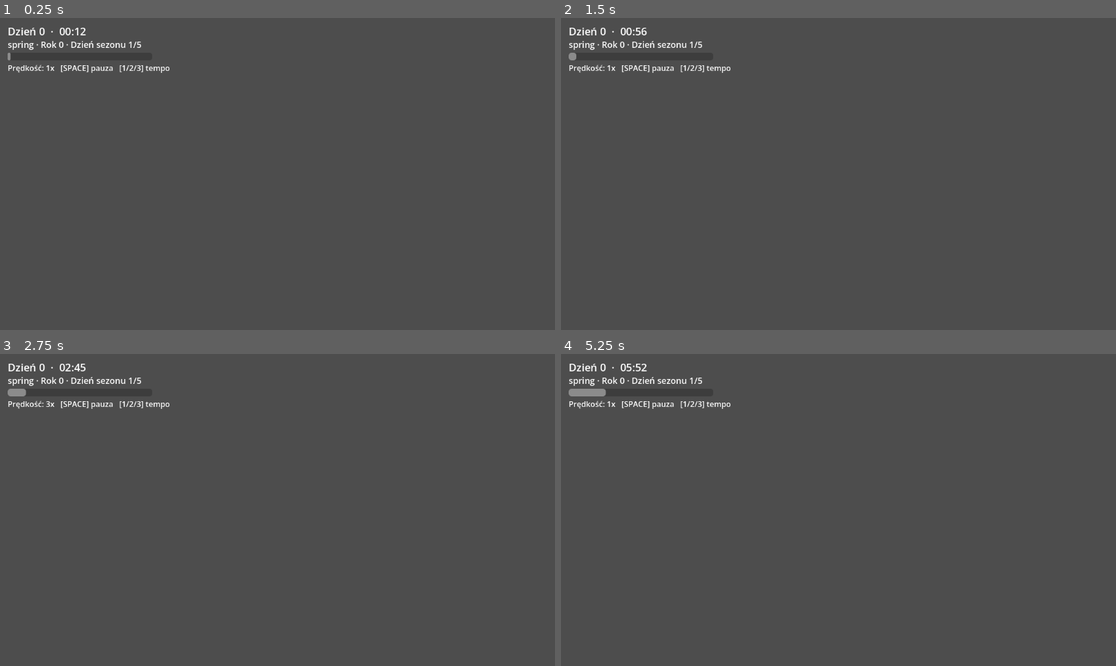
Above: before the commit, frames 1-4 (two rows, left to right).
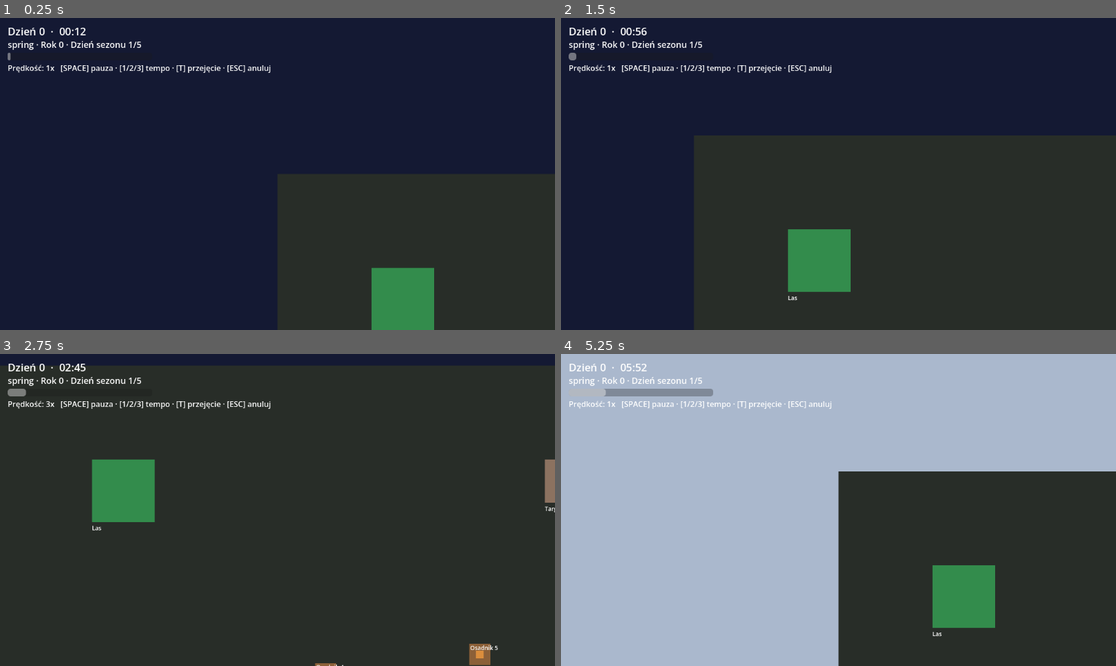
Above: after the commit, the same moments.

Repository: dwdzdc/dynastia
Game: Godot game, scene res://game/main.tscn
Same seed, same stepped clock (60 frames per second), same inputs: the game is played once before the commit and once after it.
Inputs (mouse positions are in pixels of both pictures, inside the frame that each line leads up to):
- Up to frame 1 (0.25 s): no input
- Up to frame 2 (1.5 s): tap Enter at 0.5 s; move the mouse to (960, 158) at 0.52 s; hold D 0.53-1.28 s; tap T at 0.6 s; click (960, 158) at 0.67 s; tap Space at 0.77, 1.07 s; tap 1 at 0.8, 1.35 s; move the mouse to (727, 189) at 1.27 s; hold S from 1.28 s (still down); click (727, 189) at 1.42 s
- Up to frame 3 (2.75 s): tap Space at 1.52, 1.82 s; tap 2 at 1.55, 2.1 s; move the mouse to (333, 441) at 2.02 s; release S at 2.03 s; hold D from 2.03 s (still down); click (333, 441) at 2.17 s; tap 3 at 2.3 s
- Up to frame 4 (5.25 s): move the mouse to (810, 572) at 2.77 s; release D at 2.78 s; hold W 2.78-3.53 s; tap 3 at 2.85 s; click (810, 572) at 2.92 s; tap Space at 3.02, 3.05, 3.32, 3.6, 3.77, 4.07, 4.52, 4.82 s; move the mouse to (1005, 556) at 3.52 s; hold A 3.53-5.03 s; click (1005, 556) at 3.67 s; tap T at 3.8, 4.35 s; tap Escape at 4.15 s; move the mouse to (672, 463) at 4.27 s; click (672, 463) at 4.42 s; tap 1 at 4.55, 5.1 s; move the mouse to (866, 510) at 5.02 s; hold S from 5.03 s (still down); click (866, 510) at 5.17 s

The runs differ from the first frame. In frame 1, 100% of the frame differs, in the area x 0-100%, y 0-100%; in frame 2, 100%; in frame 3, 99%; in frame 4, 100%.

Commit message:
Etap 2: swiat i anonimowi agenci — mapa, harmonogramy+potrzeby, idle_reason, przejecie reczne, kamera

Diff:
--- a/data/balance.json
+++ b/data/balance.json
@@ -1,4 +1,5 @@
 {
+  "world_seed": 20261101,
   "time": {
     "day_seconds": 30.0,
     "days_per_season": 5,
@@ -22,5 +23,22 @@
       "adult": { "min": 16, "max": 60 },
       "elder": { "min": 60, "max": 999 }
     }
+  },
+  "movement": {
+    "speed": 90.0,
+    "arrive_radius": 24.0
+  },
+  "needs": {
+    "sleep": { "decay_day": 90.0, "recover_day": 260.0, "low": 20.0 },
+    "food": { "decay_day": 55.0, "recover_day": 220.0, "low": 25.0 }
+  },
+  "schedule": {
+    "wake": 0.30,
+    "sleep": 0.82,
+    "work_start": 0.35,
+    "work_end": 0.70
+  },
+  "population": {
+    "count": 8
   }
 }
--- /dev/null
+++ b/data/map.json
@@ -0,0 +1,13 @@
+{
+  "world_size": [1600, 1200],
+  "places": [
+    { "id": "forest", "name": "Las", "type": "work", "x": 260, "y": 260 },
+    { "id": "market", "name": "Targ", "type": "food", "x": 1180, "y": 240 },
+    { "id": "house_a", "name": "Chata A", "type": "house", "x": 320, "y": 940 },
+    { "id": "house_b", "name": "Chata B", "type": "house", "x": 600, "y": 980 },
+    { "id": "house_c", "name": "Chata C", "type": "house", "x": 880, "y": 920 },
+    { "id": "house_d", "name": "Chata D", "type": "house", "x": 1120, "y": 980 },
+    { "id": "house_e", "name": "Chata E", "type": "house", "x": 680, "y": 640 },
+    { "id": "house_f", "name": "Chata F", "type": "house", "x": 1000, "y": 600 }
+  ]
+}
--- /dev/null
+++ b/game/agent_node.gd
@@ -0,0 +1,38 @@
+# AgentNode — wizualna reprezentacja SimAgenta (placeholder: kolorowy kwadrat + etykieta).
+# Nie zawiera logiki; tylko czyta stan sim i pokazuje go na scenie.
+extends Node2D
+
+
+var sim_agent  # SimAgent (RefCounted)
+var _body: Polygon2D
+var _label: Label
+
+const NORMAL := Color(0.86, 0.56, 0.24)
+const SELECTED := Color(1.0, 0.90, 0.25)
+
+
+func _ready() -> void:
+	_body = Polygon2D.new()
+	_body.polygon = _square(8.0)
+	_body.color = NORMAL
+	add_child(_body)
+
+	_label = Label.new()
+	_label.position = Vector2(-20, -22)
+	_label.text = String(sim_agent.name)
+	_label.add_theme_font_size_override("font_size", 12)
+	add_child(_label)
+
+
+func set_selected(sel: bool) -> void:
+	_body.color = SELECTED if sel else NORMAL
+
+
+func refresh() -> void:
+	position = sim_agent.position
+
+
+static func _square(r: float) -> PackedVector2Array:
+	return PackedVector2Array([
+		Vector2(-r, -r), Vector2(r, -r), Vector2(r, r), Vector2(-r, r),
+	])
--- a/game/main.gd
+++ b/game/main.gd
@@ -1,37 +1,211 @@
 extends Node2D
 
 const DataLoader := preload("res://sim/data_loader.gd")
-const SimClock := preload("res://sim/time.gd")
-
-var clock: SimClock
-
-@onready var sky: ColorRect = $Sky
-@onready var hud: Control = $Hud
+const SimWorld := preload("res://sim/world.gd")
+const AgentNode := preload("res://game/agent_node.gd")
 
 const NIGHT := Color(0.08, 0.10, 0.20)
 const DAY := Color(0.72, 0.78, 0.86)
+const CLICK_RADIUS := 22.0
+
+var world: SimWorld
+var move_speed: float = 90.0
+var map_data: Dictionary = {}
+
+var agent_nodes: Array = []
+var selected: RefCounted = null          # SimAgent
+var _selected_node: Node2D = null
+var _manual_target: Vector2
+var _has_manual_target := false
+
+@onready var sky: ColorRect = $UIBackground/Sky
+@onready var hud: Control = $UI/Hud
+@onready var camera: Camera2D = $Camera2D
+@onready var world_root: Node2D = $WorldRoot
+
+const PLACE_COLORS := {
+	"house": Color(0.55, 0.38, 0.22),
+	"work": Color(0.20, 0.55, 0.30),
+	"food": Color(0.55, 0.45, 0.38),
+}
+const PLACE_SIZES := { "house": 44.0, "work": 130.0, "food": 90.0 }
 
 
 func _ready() -> void:
-	var data: Dictionary = DataLoader.load_json("res://data/balance.json")
-	clock = SimClock.new(data)
-	clock.speed = int(DataLoader.get_nested(data, "time.default_speed"))
+	var balance: Dictionary = DataLoader.load_json("res://data/balance.json")
+	map_data = DataLoader.load_json("res://data/map.json")
+	world = SimWorld.new(int(balance["world_seed"]), balance, map_data)
+	move_speed = float(DataLoader.get_nested(balance, "movement.speed"))
+
+	_build_map()
+	_spawn_agents()
+	camera.make_current()
 
 
 func _process(delta: float) -> void:
-	clock.advance(delta)
-	sky.color = NIGHT.lerp(DAY, clock.light_factor())
-	hud.update_view(clock)
+	world.tick(delta)
+	_update_manual(delta)
+	_update_camera(delta)
+
+	for an in agent_nodes:
+		an.refresh()
+
+	sky.color = NIGHT.lerp(DAY, world.clock.light_factor())
+	hud.update_view(world.clock)
+	hud.show_agent(_selected_info())
+
+
+func _build_map() -> void:
+	var size: Array = map_data["world_size"]
+	var ground := Polygon2D.new()
+	ground.polygon = _rect(0.0, 0.0, float(size[0]), float(size[1]))
+	ground.color = Color(0.16, 0.18, 0.16)
+	world_root.add_child(ground)
+
+	for p in map_data["places"]:
+		var pos := Vector2(float(p["x"]), float(p["y"]))
+		var half: float = PLACE_SIZES.get(String(p["type"]), 40.0) * 0.5
+		var marker := Polygon2D.new()
+		marker.polygon = _rect(pos.x - half, pos.y - half, pos.x + half, pos.y + half)
+		marker.color = PLACE_COLORS.get(String(p["type"]), Color(0.5, 0.5, 0.5))
+		world_root.add_child(marker)
+
+		var lbl := Label.new()
+		lbl.text = String(p["name"])
+		lbl.position = pos + Vector2(-half, half + 4)
+		lbl.add_theme_font_size_override("font_size", 12)
+		world_root.add_child(lbl)
+
+
+func _spawn_agents() -> void:
+	for a in world.agents:
+		var node := AgentNode.new()
+		node.sim_agent = a
+		world_root.add_child(node)
+		agent_nodes.append(node)
+
+
+func _agent_at(wp: Vector2) -> Node2D:
+	for an in agent_nodes:
+		if an.position.distance_to(wp) <= CLICK_RADIUS:
+			return an
+	return null
 
 
 func _unhandled_input(event: InputEvent) -> void:
-	if event is InputEventKey and event.pressed:
-		match (event as InputEventKey).keycode:
+	if event is InputEventMouseButton and event.pressed:
+		var mb := event as InputEventMouseButton
+		if mb.button_index == MOUSE_BUTTON_LEFT:
+			_on_left_click(get_global_mouse_position())
+		elif mb.button_index == MOUSE_BUTTON_WHEEL_UP:
+			camera.zoom = (camera.zoom * 1.1).clamp(Vector2(0.3, 0.3), Vector2(3.0, 3.0))
+		elif mb.button_index == MOUSE_BUTTON_WHEEL_DOWN:
+			camera.zoom = (camera.zoom / 1.1).clamp(Vector2(0.3, 0.3), Vector2(3.0, 3.0))
+	elif event is InputEventKey and event.pressed:
+		var key := event as InputEventKey
+		match key.keycode:
 			KEY_SPACE:
-				clock.toggle_pause()
+				world.clock.toggle_pause()
 			KEY_1:
-				clock.set_speed(1)
+				world.clock.set_speed(1)
 			KEY_2:
-				clock.set_speed(2)
+				world.clock.set_speed(2)
 			KEY_3:
-				clock.set_speed(3)
+				world.clock.set_speed(3)
+			KEY_T:
+				_toggle_control()
+			KEY_ESCAPE:
+				_deselect()
+
+
+func _on_left_click(wp: Vector2) -> void:
+	var hit := _agent_at(wp)
+	if hit != null:
+		_select_agent(hit)
+	elif selected != null and selected.controlled:
+		_start_manual_move(wp)
+	else:
+		_deselect()
+
+
+func _select_agent(node: Node2D) -> void:
+	_deselect()
+	selected = node.sim_agent
+	_selected_node = node
+	node.set_selected(true)
+
+
+func _deselect() -> void:
+	if _selected_node != null:
+		_selected_node.set_selected(false)
+	if selected != null:
+		selected.controlled = false
+		selected.activity = "free"
+		selected.pending_activity = ""
+	selected = null
+	_selected_node = null
+	_has_manual_target = false
+
+
+func _toggle_control() -> void:
+	if selected == null:
+		return
+	if selected.controlled:
+		selected.controlled = false
+		selected.activity = "free"
+		selected.pending_activity = ""
+		_has_manual_target = false
+	else:
+		selected.controlled = true
+		selected.activity = "free"
+		selected.pending_activity = ""
+		_has_manual_target = false
+
+
+func _start_manual_move(wp: Vector2) -> void:
+	_manual_target = wp
+	_has_manual_target = true
+
+
+func _update_manual(delta: float) -> void:
+	if selected == null or not selected.controlled or not _has_manual_target:
+		return
+	var step := move_speed * delta
+	if selected.position.distance_to(_manual_target) <= step:
+		selected.position = _manual_target
+		_has_manual_target = false
+	else:
+		selected.position = selected.position.move_toward(_manual_target, step)
+
+
+func _update_camera(delta: float) -> void:
+	var dir := Vector2.ZERO
+	if Input.is_key_pressed(KEY_A) or Input.is_key_pressed(KEY_LEFT):
+		dir.x -= 1
+	if Input.is_key_pressed(KEY_D) or Input.is_key_pressed(KEY_RIGHT):
+		dir.x += 1
+	if Input.is_key_pressed(KEY_W) or Input.is_key_pressed(KEY_UP):
+		dir.y -= 1
+	if Input.is_key_pressed(KEY_S) or Input.is_key_pressed(KEY_DOWN):
+		dir.y += 1
+	camera.position += dir * 400.0 * delta
+
+
+func _selected_info() -> Dictionary:
+	if selected == null:
+		return {}
+	return {
+		"name": selected.name,
+		"id": selected.id,
+		"age": selected.age,
+		"reason": (selected.idle_reason if selected.idle_reason != "" else selected.activity),
+		"needs": selected.needs,
+		"skills": selected.skills,
+		"controlled": selected.controlled,
+	}
+
+
+static func _rect(x1: float, y1: float, x2: float, y2: float) -> PackedVector2Array:
+	return PackedVector2Array([
+		Vector2(x1, y1), Vector2(x2, y1), Vector2(x2, y2), Vector2(x1, y2),
+	])
--- a/game/main.tscn
+++ b/game/main.tscn
@@ -6,7 +6,14 @@
 [node name="Main" type="Node2D"]
 script = ExtResource("1")
 
-[node name="Sky" type="ColorRect" parent="."]
+[node name="WorldRoot" type="Node2D" parent="."]
+
+[node name="Camera2D" type="Camera2D" parent="."]
+
+[node name="UIBackground" type="CanvasLayer" parent="."]
+layer = -1
+
+[node name="Sky" type="ColorRect" parent="UIBackground"]
 anchors_preset = 15
 anchor_right = 1.0
 anchor_bottom = 1.0
@@ -14,7 +21,10 @@
 grow_vertical = 2
 color = Color(0.08, 0.1, 0.2, 1)
 
-[node name="Hud" type="Control" parent="."]
+[node name="UI" type="CanvasLayer" parent="."]
+layer = 10
+
+[node name="Hud" type="Control" parent="UI"]
 anchors_preset = 15
 anchor_right = 1.0
 anchor_bottom = 1.0
@@ -22,21 +32,21 @@
 grow_vertical = 2
 script = ExtResource("2")
 
-[node name="TimeLabel" type="Label" parent="Hud"]
+[node name="TimeLabel" type="Label" parent="UI/Hud"]
 offset_left = 16.0
 offset_top = 12.0
-offset_right = 500.0
+offset_right = 640.0
 offset_bottom = 42.0
 theme_override_font_sizes/font_size = 22
 
-[node name="SeasonLabel" type="Label" parent="Hud"]
+[node name="SeasonLabel" type="Label" parent="UI/Hud"]
 offset_left = 16.0
 offset_top = 42.0
-offset_right = 500.0
+offset_right = 640.0
 offset_bottom = 66.0
 theme_override_font_sizes/font_size = 18
 
-[node name="DayBar" type="ProgressBar" parent="Hud"]
+[node name="DayBar" type="ProgressBar" parent="UI/Hud"]
 offset_left = 16.0
 offset_top = 72.0
 offset_right = 316.0
@@ -46,9 +56,16 @@
 step = 0.001
 show_percentage = false
 
-[node name="SpeedLabel" type="Label" parent="Hud"]
+[node name="SpeedLabel" type="Label" parent="UI/Hud"]
 offset_left = 16.0
 offset_top = 92.0
-offset_right = 500.0
+offset_right = 700.0
 offset_bottom = 114.0
 theme_override_font_sizes/font_size = 16
+
+[node name="AgentLabel" type="Label" parent="UI/Hud"]
+offset_left = 16.0
+offset_top = 120.0
+offset_right = 560.0
+offset_bottom = 300.0
+theme_override_font_sizes/font_size = 16
--- /dev/null
+++ b/sim/agent.gd
@@ -0,0 +1,157 @@
+# SimAgent — anonimowy agent (Etap 2): id, wiek, umiejętności, potrzeby,
+# harmonogram i powód bezczynności. BEZ traitów, rodzin i więzi (te wchodzą
+# w etapach 5–7). Czysta logika (RefCounted), testowalna headless.
+class_name SimAgent
+extends RefCounted
+
+
+var id: int
+var name: String
+var age: int
+var skills: Dictionary = {}
+var needs: Dictionary = { "sleep": 100.0, "food": 100.0 }
+
+var home_place_id: String
+var work_place_id: String
+var food_place_id: String
+
+var position: Vector2 = Vector2.ZERO
+var activity: String = "free"      # sleep | work | eat | free | commute
+var pending_activity: String = ""
+var target_place_id: String = ""
+var location_place_id: String = ""
+var controlled: bool = false
+var idle_reason: String = ""
+var commute_accum: float = 0.0      # sekund w bieżącym dojeździe (detekcja zakleszczeń)
+
+
+# wartości stałych pieczone w konstrukcji (rate = na dobę / sekund_na_dobę)
+var _sleep_decay: float
+var _sleep_rec: float
+var _food_decay: float
+var _food_rec: float
+var _sleep_low: float
+var _food_low: float
+var _wake: float
+var _sleep_at: float
+var _work_start: float
+var _work_end: float
+var _places: Dictionary
+
+
+func _init(
+	p_id: int, p_name: String, p_age: int, p_skills: Dictionary,
+	p_home: String, p_work: String, p_food: String,
+	places: Dictionary, balance: Dictionary,
+) -> void:
+	id = p_id
+	name = p_name
+	age = p_age
+	skills = p_skills
+	home_place_id = p_home
+	work_place_id = p_work
+	food_place_id = p_food
+	_places = places
+
+	var day_seconds := float(balance["time"]["day_seconds"])
+	var n: Dictionary = balance["needs"]
+	_sleep_decay = float(n["sleep"]["decay_day"]) / day_seconds
+	_sleep_rec = float(n["sleep"]["recover_day"]) / day_seconds
+	_food_decay = float(n["food"]["decay_day"]) / day_seconds
+	_food_rec = float(n["food"]["recover_day"]) / day_seconds
+	_sleep_low = float(n["sleep"]["low"])
+	_food_low = float(n["food"]["low"])
+	var s: Dictionary = balance["schedule"]
+	_wake = float(s["wake"])
+	_sleep_at = float(s["sleep"])
+	_work_start = float(s["work_start"])
+	_work_end = float(s["work_end"])
+
+
+# delta_sim w sekundach symulacyjnych (nie realnych!).
+func tick(tod: float, delta_sim: float) -> void:
+	if controlled:
+		idle_reason = "przejęty — sterowanie ręczne"
+		return
+
+	needs["sleep"] = clampf(needs["sleep"] - _sleep_decay * delta_sim, 0.0, 100.0)
+	needs["food"] = clampf(needs["food"] - _food_decay * delta_sim, 0.0, 100.0)
+
+	match activity:
+		"sleep":
+			needs["sleep"] = clampf(needs["sleep"] + _sleep_rec * delta_sim, 0.0, 100.0)
+			idle_reason = "śpi"
+			_maybe_switch(tod)
+		"work":
+			idle_reason = "pracuje (wycinka drewna)"
+			_maybe_switch(tod)
+		"eat":
+			needs["food"] = clampf(needs["food"] + _food_rec * delta_sim, 0.0, 100.0)
+			idle_reason = "je"
+			_maybe_switch(tod)
+		"free":
+			idle_reason = "wypoczywa w domu"
+			_maybe_switch(tod)
+		"commute":
+			idle_reason = "idzie do " + _place_name(target_place_id)
+
+
+func _desired(tod: float) -> String:
+	if needs["food"] < _food_low:
+		return "eat"
+	if needs["sleep"] < _sleep_low or tod < _wake or tod >= _sleep_at:
+		return "sleep"
+	if tod >= _work_start and tod < _work_end:
+		return "work"
+	return "free"
+
+
+func _maybe_switch(tod: float) -> void:
+	var d := _desired(tod)
+	if d != activity:
+		_start_commute(d)
+
+
+func _start_commute(target: String) -> void:
+	activity = "commute"
+	pending_activity = target
+	target_place_id = _place_for(target)
+
+
+func _place_for(a: String) -> String:
+	match a:
+		"work":
+			return work_place_id
+		"eat":
+			return food_place_id
+		_:
+			return home_place_id
+
+
+func _place_name(place_id: String) -> String:
+	if _places.has(place_id):
+		return String(_places[place_id]["name"])
+	return place_id
+
+
+# Wywoływane przez świat po dotarciu na miejsce.
+func on_arrival() -> void:
+	location_place_id = target_place_id
+	activity = pending_activity
+	target_place_id = ""
+	commute_accum = 0.0
+	idle_reason = _reason_for(activity)
+
+
+func _reason_for(a: String) -> String:
+	match a:
+		"sleep":
+			return "śpi"
+		"work":
+			return "pracuje (wycinka drewna)"
+		"eat":
+			return "je"
+		"free":
+			return "wypoczywa w domu"
+		_:
+			return "wykonuje zadanie"
--- a/sim/time.gd
+++ b/sim/time.gd
@@ -29,6 +29,7 @@
 	days_per_season = int(t.get("days_per_season", days_per_season))
 	days_per_year = int(t.get("days_per_year", days_per_year))
 	max_speed = int(t.get("max_speed", max_speed))
+	speed = int(t.get("default_speed", speed))
 	twilight = float(t.get("twilight", twilight))
 	if t.has("seasons"):
 		seasons = (t["seasons"] as Array).duplicate()
--- /dev/null
+++ b/sim/world.gd
@@ -0,0 +1,113 @@
+# SimWorld — świat symulacji (Etap 2): zegar, miejsca, anonimowi agenci.
+# Własność pozycji/ruchu leży tutaj (deterministycznie, prosty dojazd liniowy),
+# dzięki czemu cały dzień osady da się przewinąć headless. game/ tylko renderuje.
+#
+# Patrz ADR-0002 (determinizm) — generowanie i ruch są w pełni deterministyczne
+# z seeda; nie ma randifa() ani iteracji po nieuporządkowanych mapach (sortujemy id).
+class_name SimWorld
+extends RefCounted
+
+
+const SimClock := preload("res://sim/time.gd")
+const SimAgent := preload("res://sim/agent.gd")
+const SimRng := preload("res://sim/rng.gd")
+
+var clock: SimClock
+var agents: Array = []
+var places: Dictionary = {}   # id -> { name, type, position: Vector2 }
+var move_speed: float
+var arrive_radius: float
+
+
+func _init(seed: int, balance: Dictionary, map: Dictionary) -> void:
+	clock = SimClock.new(balance)
+
+	for p in map["places"]:
+		places[p["id"]] = {
+			"name": p["name"],
+			"type": p["type"],
+			"position": Vector2(float(p["x"]), float(p["y"])),
+		}
+
+	move_speed = float(balance["movement"]["speed"])
+	arrive_radius = float(balance["movement"]["arrive_radius"])
+
+	var houses := _ids_of_type("house")
+	var works := _ids_of_type("work")
+	var foods := _ids_of_type("food")
+	var count := int(balance["population"]["count"])
+	var rng := SimRng.new(seed)
+
+	for i in count:
+		var home := _pick_or(houses, i)
+		var work := _pick_random_or(works, rng, home)
+		var food := _pick_random_or(foods, rng, home)
+		var age := rng.next_int(16, 59)
+		var skills := { "lumber": rng.next_int(1, 6) }
+		var agent := SimAgent.new(i, "Osadnik %d" % i, age, skills, home, work, food, places, balance)
+		agent.position = place_position(home)
+		agent.location_place_id = home
+		agents.append(agent)
+
+
+func _ids_of_type(t: String) -> Array:
+	var out: Array = []
+	for id in places:
+		if String(places[id]["type"]) == t:
+			out.append(id)
+	out.sort()
+	return out
+
+
+func _pick_or(items: Array, idx: int) -> String:
+	if items.is_empty():
+		return ""
+	return String(items[idx % items.size()])
+
+
+func _pick_random_or(items: Array, rng: SimRng, fallback: String) -> String:
+	if items.is_empty():
+		return fallback
+	return String(items[rng.choice_i(items)])
+
+
+func place_position(id: String) -> Vector2:
+	if places.has(id):
+		return places[id]["position"]
+	return Vector2.ZERO
+
+
+func place_name(id: String) -> String:
+	if places.has(id):
+		return String(places[id]["name"])
+	return id
+
+
+# delta_real: sekundy rzeczywiste (widok). Przeliczamy na sekundy symulacyjne.
+func tick(delta_real: float) -> void:
+	clock.advance(delta_real)
+	var delta_sim := delta_real * float(clock.speed)
+	if delta_sim <= 0.0:
+		return
+	var tod := clock.time_of_day()
+	for a in agents:
+		a.tick(tod, delta_sim)
+		if a.activity == "commute":
+			a.commute_accum += delta_sim
+			var tpos := place_position(a.target_place_id)
+			var step := move_speed * delta_sim
+			var dist: float = a.position.distance_to(tpos)
+			if dist <= maxf(step, arrive_radius):
+				a.position = tpos
+				a.on_arrival()
+			else:
+				a.position = a.position.move_toward(tpos, step)
+		else:
+			a.commute_accum = 0.0
+
+
+func find_agent(id: int) -> SimAgent:
+	for a in agents:
+		if a.id == id:
+			return a
+	return null
--- a/tests/run_tests.gd
+++ b/tests/run_tests.gd
@@ -6,6 +6,7 @@
 const RNG_SCRIPT := preload("res://sim/rng.gd")
 const LOADER_SCRIPT := preload("res://sim/data_loader.gd")
 const CLOCK_SCRIPT := preload("res://sim/time.gd")
+const WORLD_SCRIPT := preload("res://sim/world.gd")
 
 var failures := 0
 var checks := 0
@@ -41,6 +42,9 @@
 	_test_clock_pause_and_speed()
 	_test_winter_shorter_day()
 	_test_light_factor_day_night()
+	# Etap 2
+	_test_world_generation()
+	_test_world_autonomous_day()
 
 
 # --- Etap 0 ---
@@ -165,3 +169,72 @@
 	check("noon is full daylight", is_equal_approx(c.light_factor(), 1.0))
 	c.set_time(0, 0.02)  # głęboka noc
 	check("deep night is dark", c.light_factor() < 0.01)
+
+
+# --- Etap 2 ---
+
+func _map() -> Dictionary:
+	return LOADER_SCRIPT.load_json("res://data/map.json")
+
+
+func _test_world_generation() -> void:
+	var balance := _balance()
+	var world = WORLD_SCRIPT.new(12345, balance, _map())
+	check("population count matches", world.agents.size() == int(balance["population"]["count"]))
+
+	var all_homed := true
+	for i in world.agents.size():
+		if str(world.agents[i].home_place_id) == "":
+			all_homed = false
+	check("every agent has a home", all_homed)
+
+	var world2 = WORLD_SCRIPT.new(12345, balance, _map())
+	var same := true
+	for i in world.agents.size():
+		var a = world.agents[i]
+		var b = world2.agents[i]
+		if int(a.age) != int(b.age) or int(a.skills["lumber"]) != int(b.skills["lumber"]) \
+				or str(a.home_place_id) != str(b.home_place_id):
+			same = false
+	check("same seed -> same world", same)
+
+
+func _test_world_autonomous_day() -> void:
+	var balance := _balance()
+	var day_seconds := float(LOADER_SCRIPT.get_nested(balance, "time.day_seconds"))
+	var world = WORLD_SCRIPT.new(12345, balance, _map())
+	world.clock.speed = 1
+
+	var seen := {}
+	for i in world.agents.size():
+		seen[int(world.agents[i].id)] = {}
+
+	for step in 30:  # 3 doby w krokach 0.1 doby
+		world.tick(day_seconds / 10.0)
+		for i in world.agents.size():
+			var a = world.agents[i]
+			seen[int(a.id)][str(a.activity)] = true
+
+	var ok_needs := true
+	var ok_reason := true
+	var ok_stuck := true
+	for i in world.agents.size():
+		var a = world.agents[i]
+		if float(a.needs["sleep"]) < 0.0 or float(a.needs["sleep"]) > 100.0:
+			ok_needs = false
+		if float(a.needs["food"]) < 0.0 or float(a.needs["food"]) > 100.0:
+			ok_needs = false
+		if str(a.idle_reason) == "":
+			ok_reason = false
+		if float(a.commute_accum) >= day_seconds:
+			ok_stuck = false
+	check("needs stay in [0,100]", ok_needs)
+	check("idle_reason always set", ok_reason)
+	check("no agent stuck commuting (> 1 doba)", ok_stuck)
+
+	var cycled := true
+	for i in world.agents.size():
+		var d: Dictionary = seen[int(world.agents[i].id)]
+		if not (d.has("sleep") and d.has("work") and d.has("eat")):
+			cycled = false
+	check("every agent cycled sleep+work+eat", cycled)
--- a/ui/hud.gd
+++ b/ui/hud.gd
@@ -6,6 +6,7 @@
 @onready var season_label: Label = $SeasonLabel
 @onready var day_bar: ProgressBar = $DayBar
 @onready var speed_label: Label = $SpeedLabel
+@onready var agent_label: Label = $AgentLabel
 
 
 func update_view(clock: SimClock) -> void:
@@ -17,4 +18,24 @@
 	]
 	day_bar.value = clock.time_of_day()
 	var spd := "PAUZA" if clock.speed == 0 else "%dx" % clock.speed
-	speed_label.text = "Prędkość: %s   [SPACE] pauza   [1/2/3] tempo" % spd
+	speed_label.text = "Prędkość: %s   [SPACE] pauza · [1/2/3] tempo · [T] przejęcie · [ESC] anuluj" % spd
+
+
+func show_agent(info: Dictionary) -> void:
+	if info.is_empty():
+		agent_label.text = ""
+		return
+	var lines: Array = []
+	var ctrl := "  (PRZEJĘTA)" if bool(info.get("controlled", false)) else ""
+	lines.append("%s  ·  id %d  ·  lat %d%s" % [
+		info.get("name", ""), int(info.get("id", 0)), int(info.get("age", 0)), ctrl,
+	])
+	lines.append("Stan: %s" % info.get("reason", ""))
+	var needs: Dictionary = info.get("needs", {})
+	lines.append("Sen %d%%  ·  Jedzenie %d%%" % [
+		int(round(float(needs["sleep"]))), int(round(float(needs["food"]))),
+	])
+	var skills: Dictionary = info.get("skills", {})
+	for k in skills:
+		lines.append("%s: %d" % [k, int(skills[k])])
+	agent_label.text = "\n".join(lines)
Not shown, added: game/agent_node.gd.uid
Not shown, added: sim/agent.gd.uid
Not shown, added: sim/world.gd.uid
